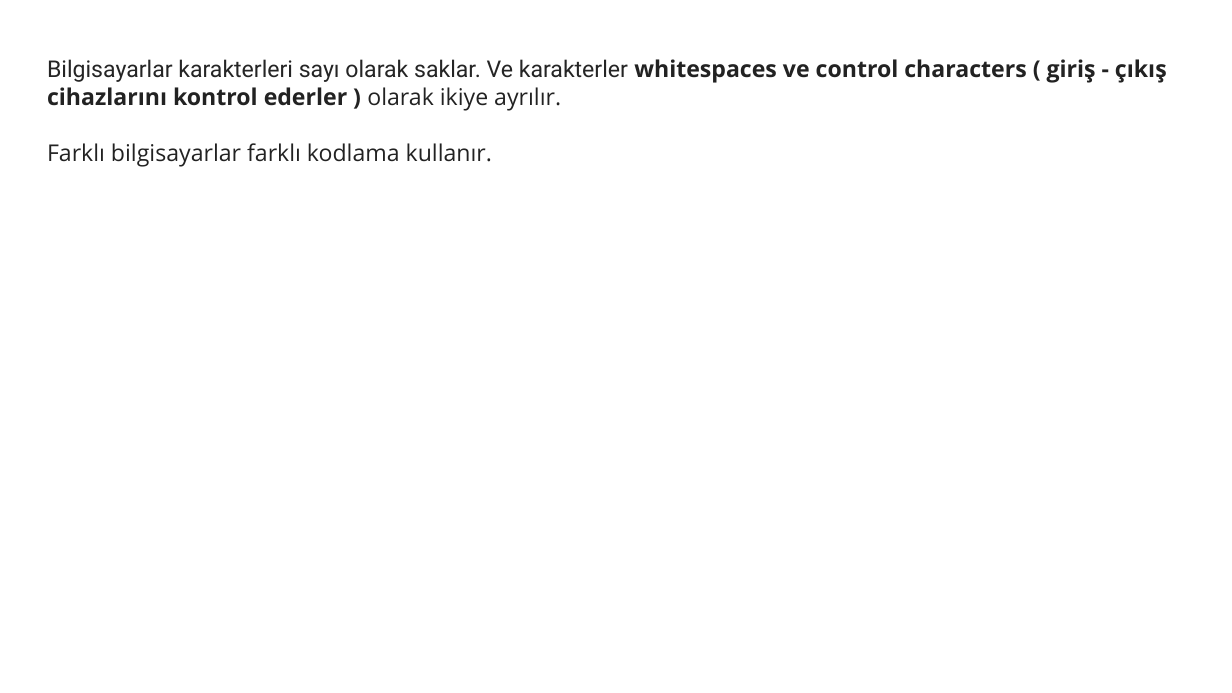
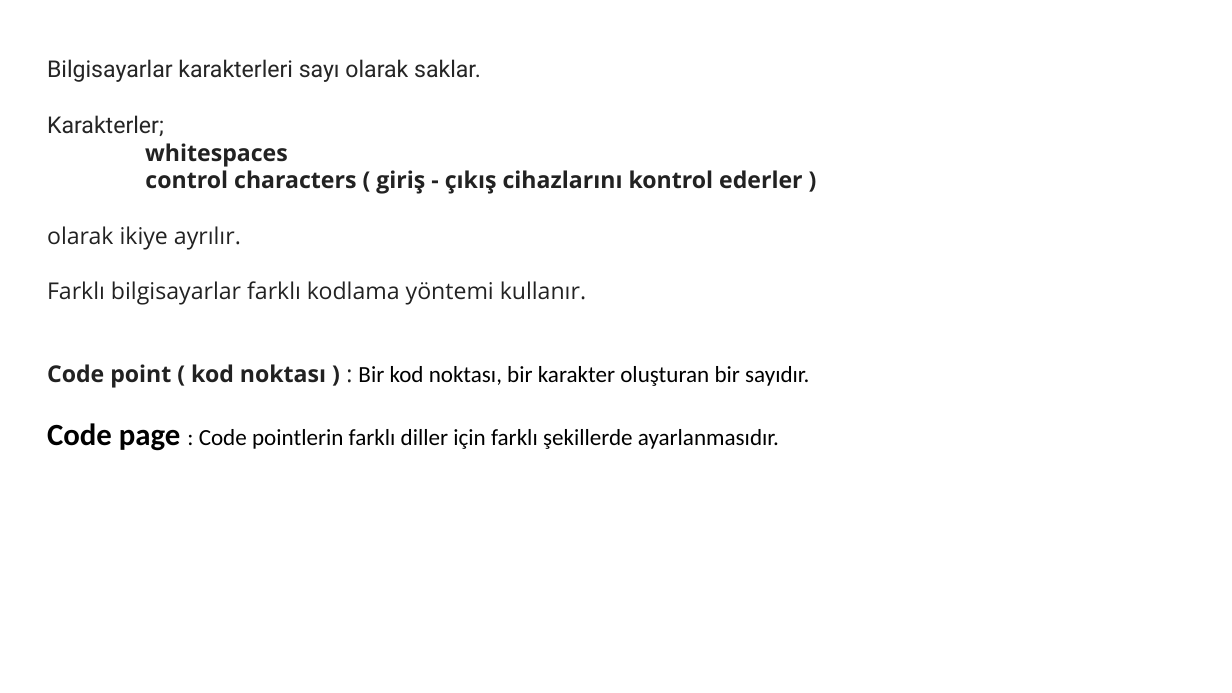
Before and after one commit to celalaksu/Python-Programlama-Kursu, a slide deck: slide 32 of Modul 5 - Modul Paket StringMetod HataYakalama.pptx. Drawn at 1232x693 pixels with LibreOffice and Linux fonts; fonts in the diff are those of the drawing. Boxes give left, top, right and bottom in pixels: in the first picture for what was removed or moved away, otherwise in the second. Text is boxed around its words. In the diff, an @@ line names an element or a change of style, - is before the commit and + after.

```diff
--- a/Modul 5 - Modul Paket StringMetod HataYakalama.pptx
+++ b/Modul 5 - Modul Paket StringMetod HataYakalama.pptx
@@ text at bbox=[47, 59, 809, 451]: text changed @@
-Bilgisayarlar karakterleri sayı olarak saklar. Ve karakterler whitespaces ve control characters ( giriş - çıkış cihazlarını kontrol ederler ) olarak ikiye ayrılır.
-Farklı bilgisayarlar farklı kodlama kullanır.
+Bilgisayarlar karakterleri sayı olarak saklar.
+Karakterler;
+whitespaces
+control characters ( giriş - çıkış cihazlarını kontrol ederler )
+olarak ikiye ayrılır.
+Farklı bilgisayarlar farklı kodlama yöntemi kullanır.
+Code point ( kod noktası ) : Bir kod noktası, bir karakter oluşturan bir sayıdır.
+Code page : Code pointlerin farklı diller için farklı şekillerde ayarlanmasıdır.
```
Also in this commit, not shown: 4 other slides changed, 2 slides added, 2 slides removed.
